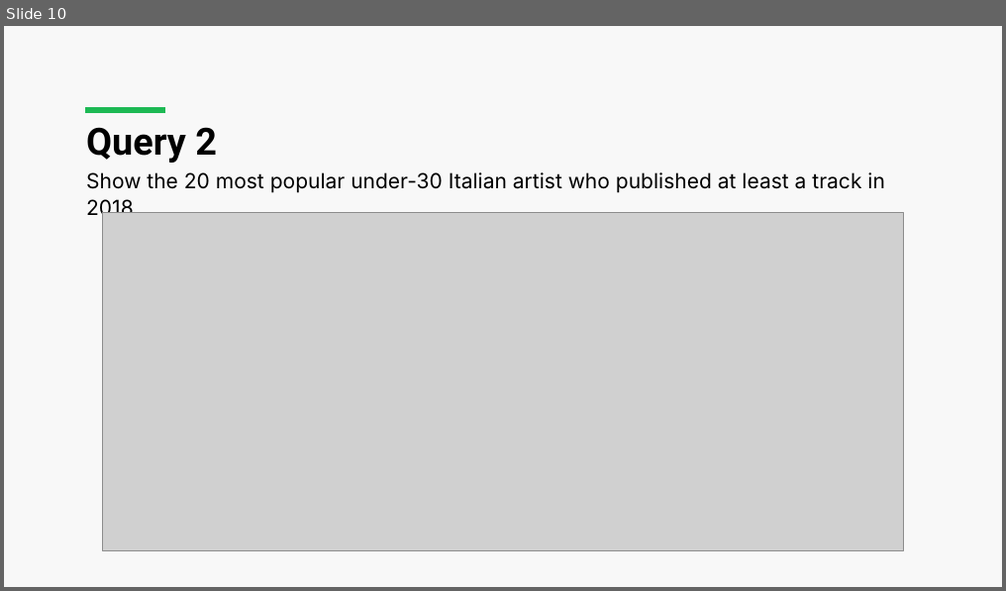
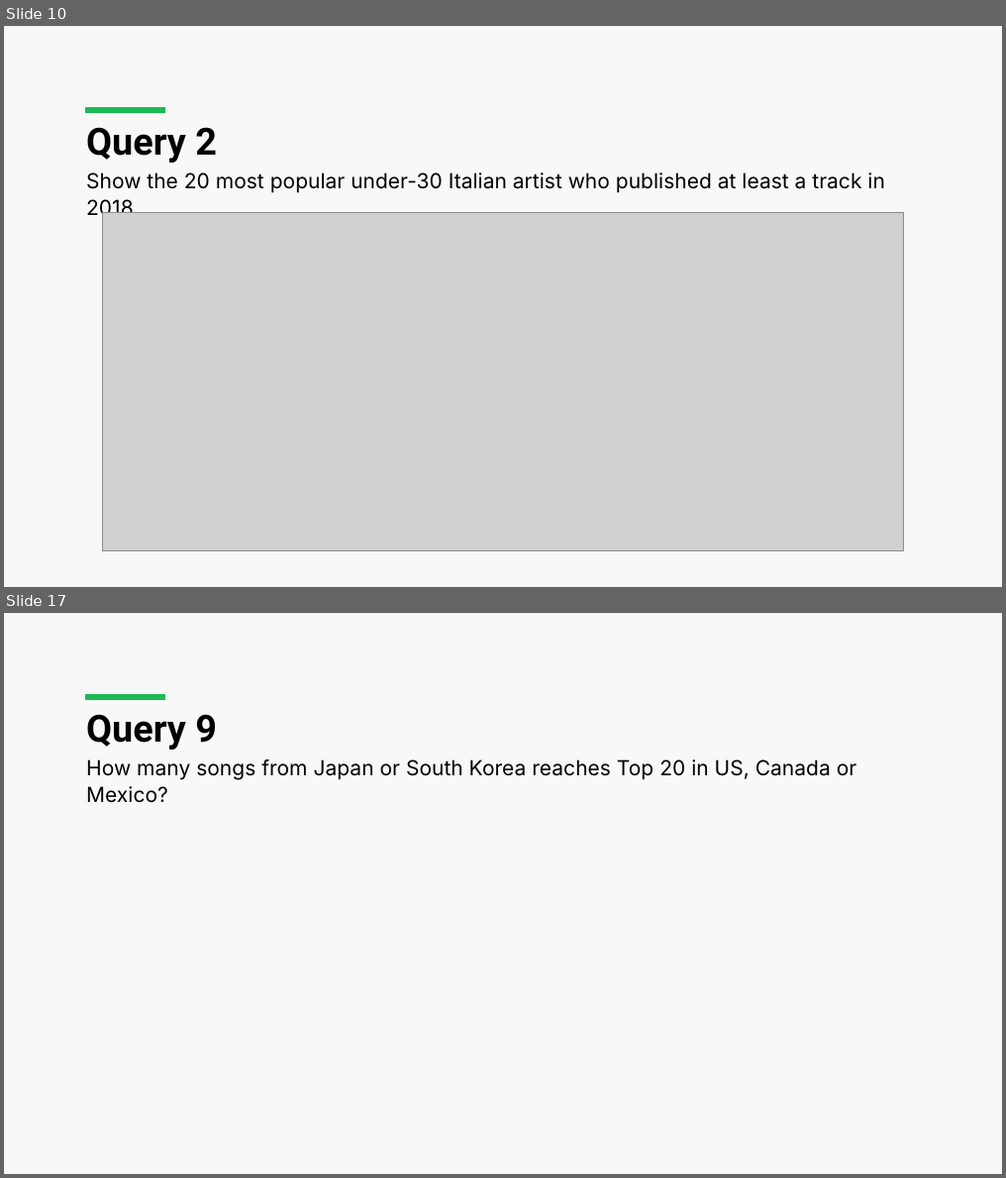
Before and after one commit to luca-martinelli-09/spotify-lod, a slide deck: Spotify_Presentation.pptx. Shown one above the other, each under a label of ours: slide 10 before the commit, slides 10 and 17 after it; the slides between them are not shown. The pictures are 1006x591 and 1006x1178 pixels, drawn with LibreOffice and Linux fonts; fonts in the diff are those of the drawing; grey boxes stand for pictures. Boxes give left, top, right and bottom in pixels: in the first picture for what was removed or moved away, otherwise in the second. Text is boxed around its words. In the diff, an @@ line names an element or a change of style, - is before the commit and + after.

```diff
--- a/Spotify_Presentation.pptx
+++ b/Spotify_Presentation.pptx
@@ slide 17 added at (x1=4, y1=613, x2=1002, y2=1174), background #F8F8F8; not listed: 1 template element that a slide beside it also shows @@
@@ title added at (x1=86, y1=714, x2=217, y2=750), 36 pt, text #000000, bold @@
+Query 9
@@ text added at (x1=86, y1=760, x2=857, y2=780), 20 pt, text #000000 @@
+How many songs from Japan or South Korea reaches Top 20 in US, Canada or Mexico?
```
Also in this commit, not shown: 1 slide changed, 8 other slides added, 1 other file.
